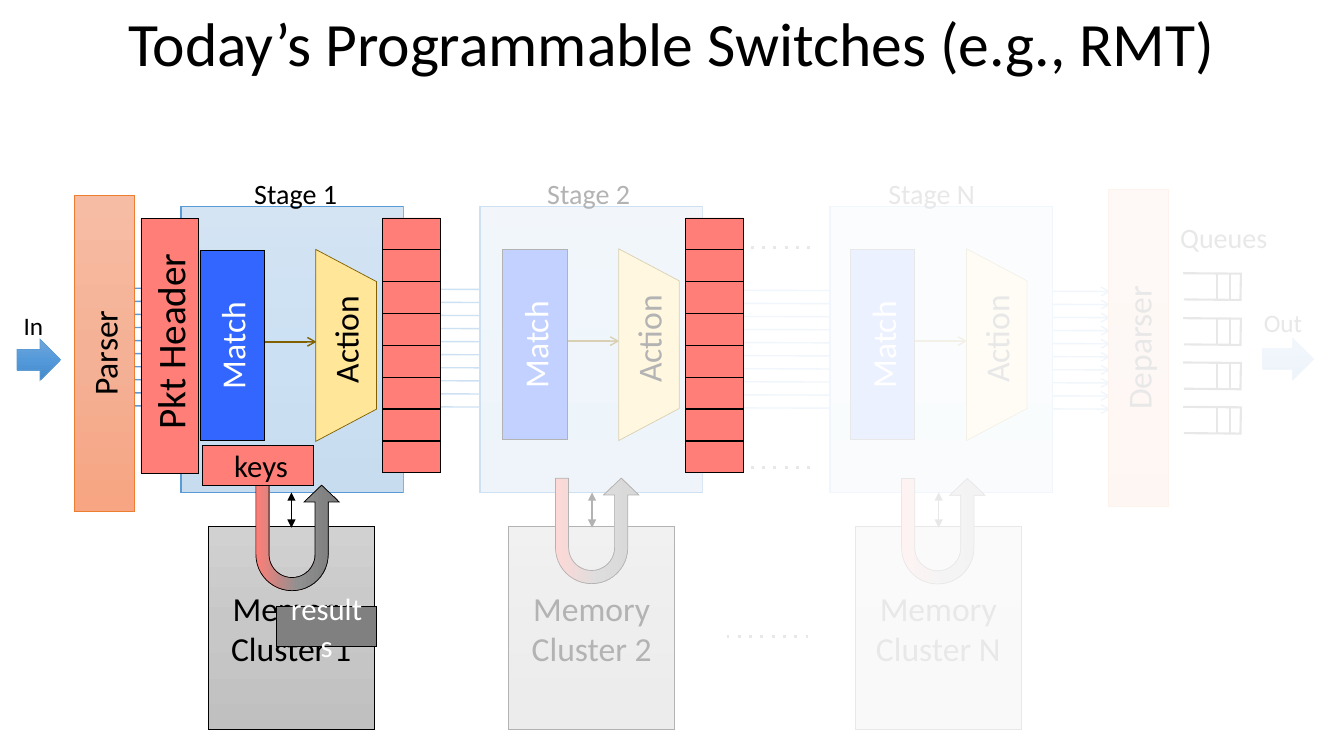
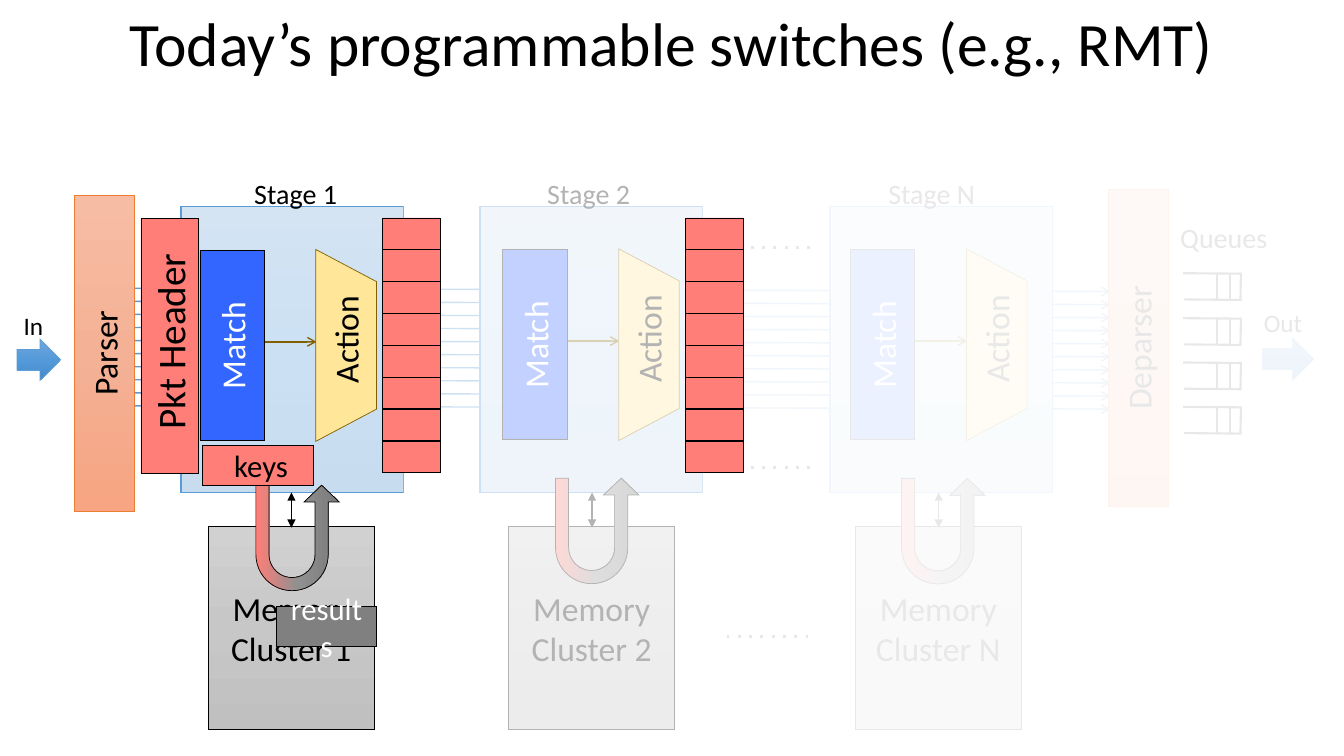
Before and after one commit to anirudhSK/drmt_talk, a slide deck: slide 2 of drmt_sigcomm.pptx. Drawn at 1344x756 pixels with LibreOffice and Linux fonts; fonts in the diff are those of the drawing. Boxes give left, top, right and bottom in pixels: in the first picture for what was removed or moved away, otherwise in the second. Text is boxed around its words. In the diff, an @@ line names an element or a change of style, - is before the commit and + after.

Commit message:
CHange titles to non-tile case

```diff
--- a/drmt_sigcomm.pptx
+++ b/drmt_sigcomm.pptx
@@ title at (130,21,1213,77): text changed @@
-Today’s Programmable Switches (e.g., RMT)
+Today’s programmable switches (e.g., RMT)
```
Also in this commit, not shown: 20 other slides changed.
